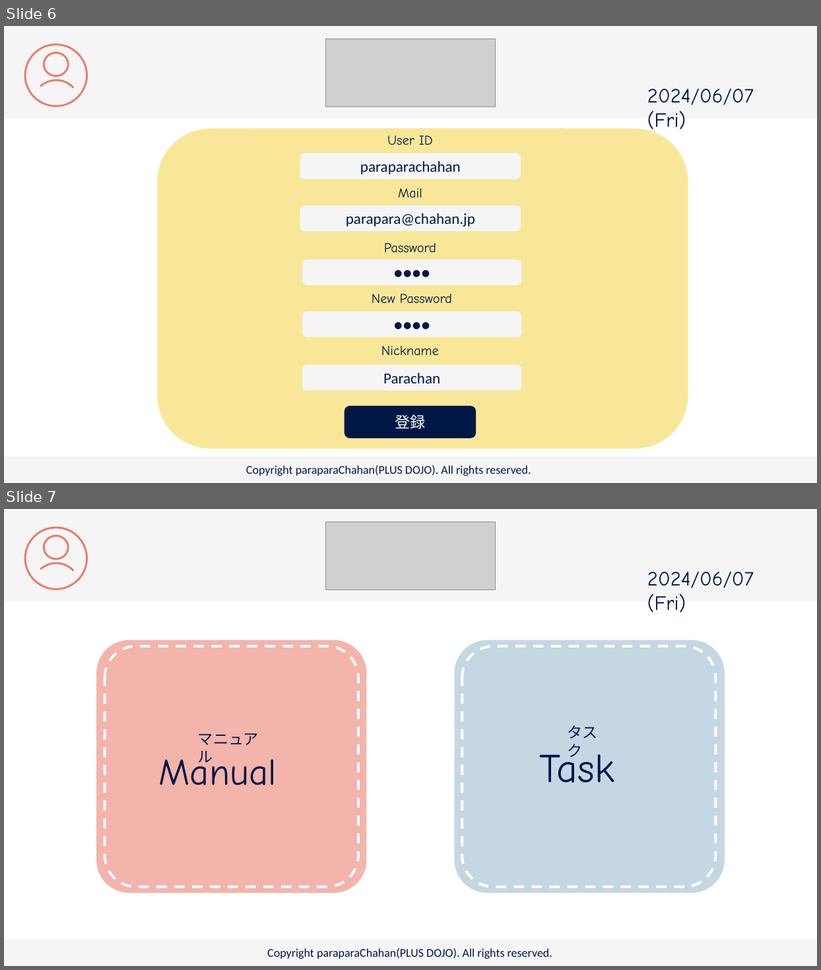
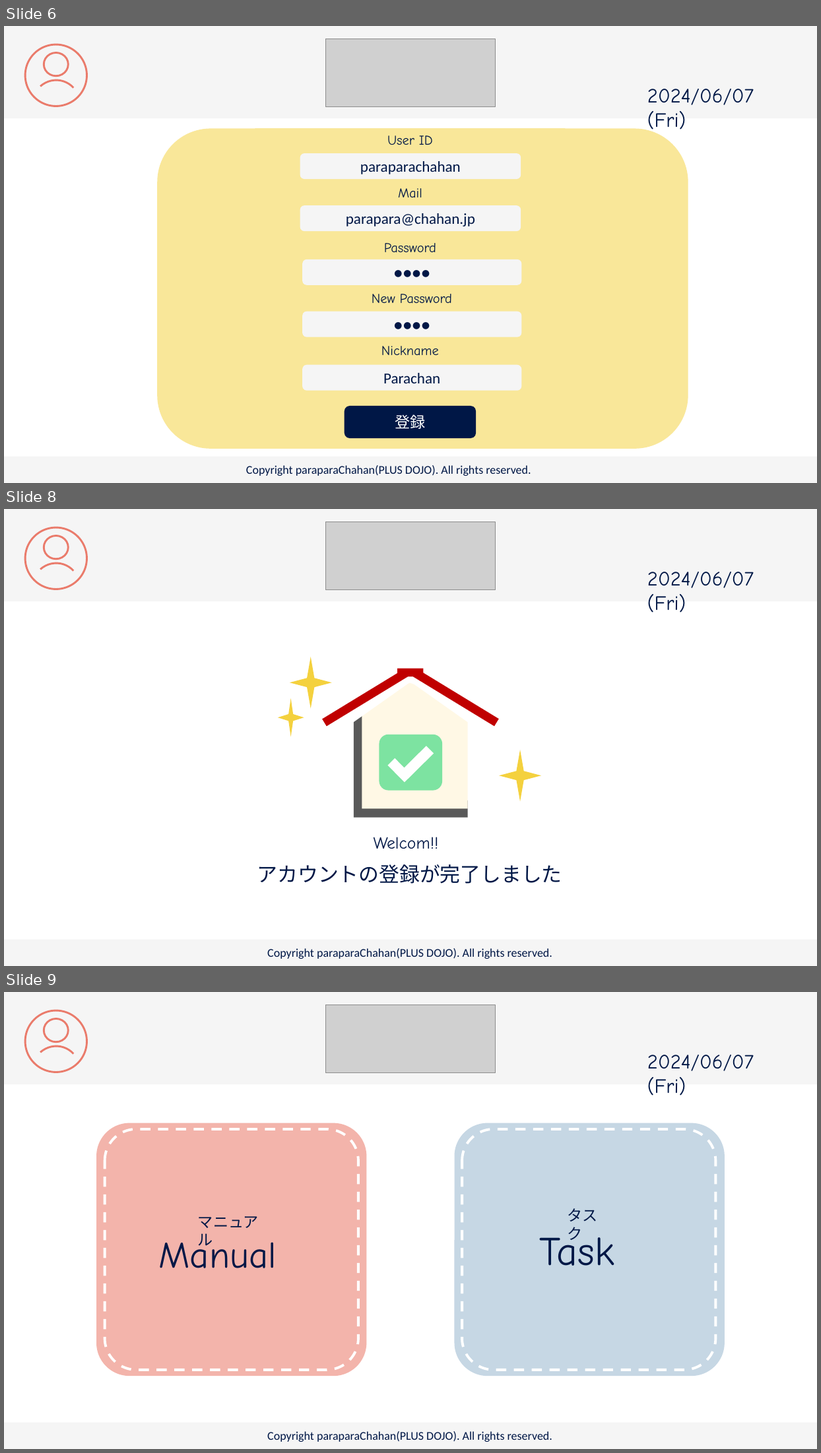
Before and after one commit to plusdojo2024/C2, a slide deck: doc/13_外部設計/famiLink 画面デザイン.pptx. Shown one above the other, each under a label of ours: slides 6 and 7 before the commit, slides 6, 8 and 9 after it; the slides between them are not shown. The pictures are 821x970 and 821x1453 pixels, drawn with LibreOffice and Linux fonts; fonts in the diff are those of the drawing; grey boxes stand for pictures. Boxes give left, top, right and bottom in pixels: in the first picture for what was removed or moved away, otherwise in the second. Text is boxed around its words. In the diff, an @@ line names an element or a change of style, - is before the commit and + after.

```diff
--- a/doc/13_外部設計/famiLink 画面デザイン.pptx
+++ b/doc/13_外部設計/famiLink 画面デザイン.pptx
@@ slide 8 added at [4,509,817,966], background #FFFFFF @@
@@ rectangle added at [4,509,817,601], fill #F5F5F5 @@
@@ ellipse added at [25,527,87,589], outline #EA7B6B 2.25 pt @@
@@ picture added at [326,522,496,590] @@
@@ ellipse added at [44,536,68,559], outline #EA7B6B 2.25 pt @@
@@ arc (boxed as its full ellipse) added at [23,553,89,619], outline #EA7B6B 2.25 pt @@
@@ text added at [648,572,754,613], 24 pt, text #001746 @@
+2024/06/07 (Fri)
@@ star added at [290,657,331,708], fill #F4D13E @@
@@ group added at [322,667,499,818]: 6 triangles, 4 rectangles, 2 corners, 1 rounded rectangle @@
@@ star added at [278,698,304,737], fill #F4D13E @@
@@ star added at [499,750,541,802], fill #F4D13E @@
@@ text added at [374,837,439,849], 20 pt, text #001746 @@
+Welcom!!
@@ text added at [257,865,562,884], 24 pt, text #001746 @@
+アカウントの登録が完了しました
@@ rectangle added at [4,940,817,966], fill #F5F5F5 @@
@@ text added at [267,949,552,959], 14 pt, text #001746 @@
+Copyright paraparaChahan(PLUS DOJO). All rights reserved.
@@ what was slide 7 is now slide 9 @@
```
Also in this commit, not shown: 1 other slide added.
